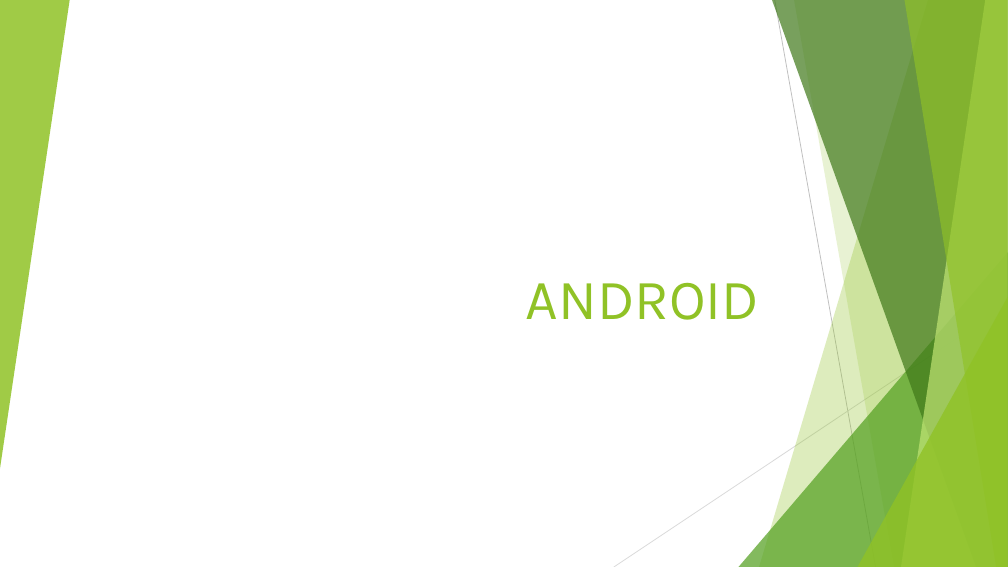
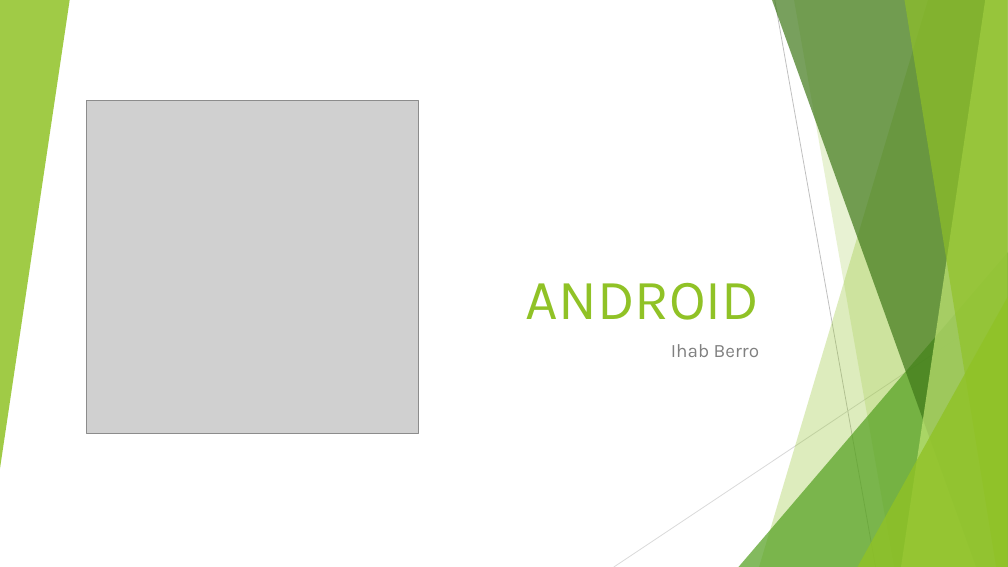
Before and after one commit to iberro/SMB214, a slide deck: slide 1 of Android.pptx. Drawn at 1008x567 pixels with LibreOffice and Linux fonts; fonts in the diff are those of the drawing; grey boxes stand for pictures. Boxes give left, top, right and bottom in pixels: in the first picture for what was removed or moved away, otherwise in the second. Text is boxed around its words. In the diff, an @@ line names an element or a change of style, - is before the commit and + after.

```diff
--- a/Android.pptx
+++ b/Android.pptx
@@ picture added at box(86, 101, 419, 433) @@
@@ subtitle added at box(671, 344, 759, 357), 18 pt, text #808080 @@
+Ihab Berro
```
Also in this commit, not shown: 18 other slides changed, 1 slide added, 1 slide removed.
